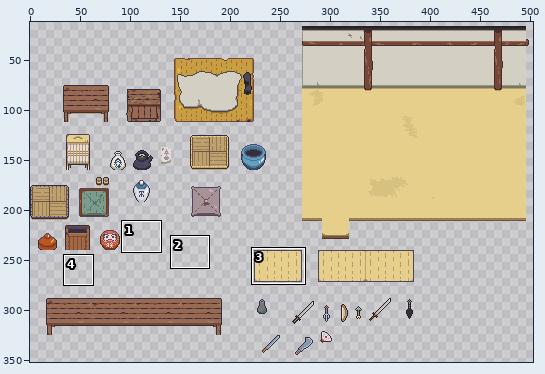
Two states of a sprite sheet, RPG/Assets/Sprites/Hero Village/InteriorAssets.png. The picture above shows the old version from afar; the outline marks the close-up.
Close-up. First the earlier version:
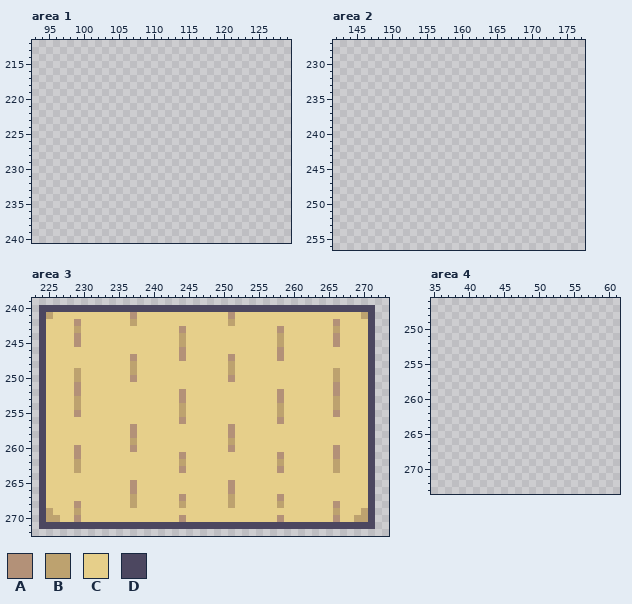
The file is 512x512 pixels. Shown: area 1: x 93..129, y 212..240; area 2: x 142..177, y 227..256; area 3: x 223..273, y 239..272; area 4: x 35..61, y 246..273. The wide view leaves out empty margins. The commit also changed other parts of the picture, which this record leaves out.
Palette (. is transparent): A #b39178  B #bda26f  C #e6cf8a  D #4c4760
Pixels before, area 3, first column x 224:
240 DDDDDDDDDDDDDDDDDDDDDDDDDDDDDDDDDDDDDDDDDDDDDDDD
241 DBCCCCCCCCCCCACCCCCCCCCCCCCACCCCCCCCCCCCCCCCCCBD
242 DCCCCACCCCCCCBCCCCCCCCCCCCCBCCCCCCCCCCCCCCACCCCD
243 DCCCCBCCCCCCCCCCCCCCACCCCCCCCCCCCCACCCCCCCBCCCCD
244 DCCCCACCCCCCCCCCCCCCBCCCCCCCCCCCCCBCCCCCCCACCCCD
245 DCCCCACCCCCCCCCCCCCCBCCCCCCCCCCCCCBCCCCCCCACCCCD
246 DCCCCCCCCCCCCCCCCCCCACCCCCCCCCCCCCACCCCCCCCCCCCD
247 DCCCCCCCCCCCCACCCCCCACCCCCCACCCCCCACCCCCCCCCCCCD
248 DCCCCCCCCCCCCBCCCCCCCCCCCCCBCCCCCCCCCCCCCCCCCCCD
249 DCCCCBCCCCCCCBCCCCCCCCCCCCCBCCCCCCCCCCCCCCBCCCCD
250 DCCCCBCCCCCCCACCCCCCCCCCCCCACCCCCCCCCCCCCCBCCCCD
251 DCCCCACCCCCCCCCCCCCCCCCCCCCCCCCCCCCCCCCCCCACCCCD
252 DCCCCACCCCCCCCCCCCCCACCCCCCCCCCCCCACCCCCCCACCCCD
253 DCCCCBCCCCCCCCCCCCCCACCCCCCCCCCCCCACCCCCCCBCCCCD
254 DCCCCBCCCCCCCCCCCCCCBCCCCCCCCCCCCCBCCCCCCCBCCCCD
255 DCCCCACCCCCCCCCCCCCCBCCCCCCCCCCCCCBCCCCCCCACCCCD
256 DCCCCCCCCCCCCCCCCCCCACCCCCCCCCCCCCACCCCCCCCCCCCD
257 DCCCCCCCCCCCCACCCCCCCCCCCCCACCCCCCCCCCCCCCCCCCCD
258 DCCCCCCCCCCCCACCCCCCCCCCCCCACCCCCCCCCCCCCCCCCCCD
259 DCCCCCCCCCCCCBCCCCCCCCCCCCCBCCCCCCCCCCCCCCCCCCCD
260 DCCCCACCCCCCCACCCCCCCCCCCCCACCCCCCCCCCCCCCACCCCD
261 DCCCCACCCCCCCCCCCCCCACCCCCCCCCCCCCACCCCCCCACCCCD
262 DCCCCBCCCCCCCCCCCCCCBCCCCCCCCCCCCCBCCCCCCCBCCCCD
263 DCCCCBCCCCCCCCCCCCCCACCCCCCCCCCCCCACCCCCCCBCCCCD
264 DCCCCCCCCCCCCCCCCCCCCCCCCCCCCCCCCCCCCCCCCCCCCCCD
265 DCCCCCCCCCCCCACCCCCCCCCCCCCACCCCCCCCCCCCCCCCCCCD
266 DCCCCCCCCCCCCACCCCCCCCCCCCCACCCCCCCCCCCCCCCCCCCD
267 DCCCCCCCCCCCCBCCCCCCACCCCCCBCCCCCCACCCCCCCCCCCCD
268 DCCCCACCCCCCCBCCCCCCBCCCCCCBCCCCCCBCCCCCCCACCCCD
269 DBCCCBCCCCCCCCCCCCCCCCCCCCCCCCCCCCCCCCCCCCBCCCBD
270 DBBCCACCCCCCCCCCCCCCACCCCCCCCCCCCCACCCCCCCACCBBD
271 DDDDDDDDDDDDDDDDDDDDDDDDDDDDDDDDDDDDDDDDDDDDDDDD
New version:
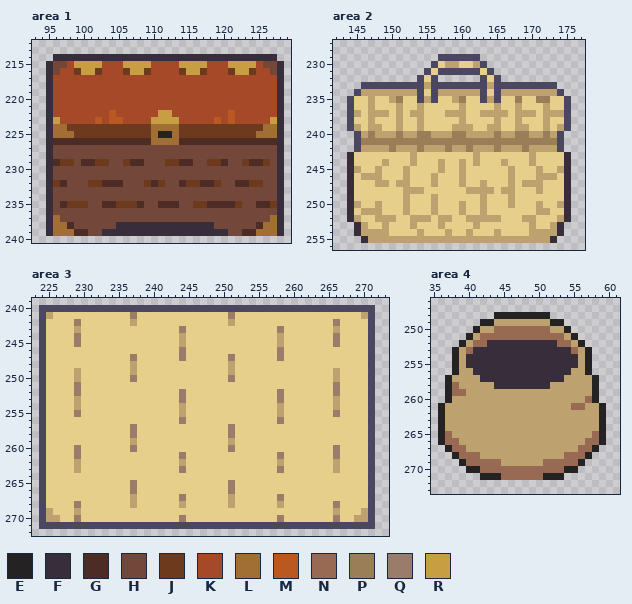
Colours new in this view: E #242222  F #372d3b  G #4d2c25  H #734739  J #6d3a1d  K #a64929  L #a16e33  M #b95821  N #996a53  P #997e57  Q #997c69  R #c79e42
Changes in this commit:
Changed rows in their new state; - is an unchanged pixel.
Area 1:
first column x 95:
214 -FFFFFFFFFFFFFFFFFFFFFFFFFFFFFFFF-
215 FHHKRRRRKKKRRRRKKKKRRRRKKKRRRRKHHF
216 FHKKJRRJKKKJRRJKKKKJRRJKKKJRRJKKHF
217 FKKKKKKKKKKKKKKKKKKKKKKKKKKKKKKKKF
218 FKKKKKKKKKKKKKKKKKKKKKKKKKKKKKKKKF
219 FKKKKKKKKKKKKKKKKKKKKKKKKKKKKKKKKF
220 FKKKKKKKKKKKKKKKKKKKKKKKKKKKKKKKKF
221 FKKKKKKKKKKKKKKKKKKKKKKKKKKKKKKKKF
222 FKKKKKKKKMKKKKKKRRKKKKKKKKMKKKKKKF
223 FRKKKKKMKMMKKKKRRRRKKKKKMKMKKKKKRF
224 FLLJJJJJJJJJJJJLLLLJJJJJJJJJJJJLLF
225 FLLLJJJJJJJJJJJLEELJJJJJJJJJJJLLLF
226 FGGGGGGGGGGGGGGLLLLGGGGGGGGGGGGGGF
227 FHHHHHHHHHHHHHHHHHHHHHHHHHHHHHHHHF
228 FHHHHHHHHHHHHHHHHHHHHHHHHHHHHHHHHF
229 FGJJHGGJJHHJGGHHHJJGGHHJJGHHJGGJHF
230 FHHHHHHHHHHHHHHHHHHHHHHHHHHHHHHHHF
231 FHHHHHHHHHHHHHHHHHHHHHHHHHHHHHHHHF
232 FJGHHHJJGGGHHHJGJHHGJJGGJHHGGJJHHF
233 FHHHHHHHHHHHHHHHHHHHHHHHHHHHHHHHHF
234 FHHHHHHHHHHHHHHHHHHHHHHHHHHHHHHHHF
235 FHGJJJHHGGJJJGHHGGGHHJJGGGGJHHGGJF
236 FHHHHHHHHHHHHHHHHHHHHHHHHHHHHHHHHF
237 FLHHHHHHHHHHHHHHHHHHHHHHHHHHHHHHLF
238 FLLGHHHHHHFFFFFFFFFFFFFFHHHHHHGLLF
239 FLLLGGHHFFFFFFFFFFFFFFFFFFHHGGLLLF
Area 2:
first column x 144:
229 -------------DDDDDD-------------
230 ------------DCBBCCBD------------
231 -----------DCDDDDDDCD-----------
232 ----------DCD------DCD----------
233 --DDDDDDDDDBDDDDDDDDBDDDDDDDDD--
234 -DBBBBBBBBDCDBBBBBBDCDBBBBBBBBD-
235 DCCBCCBPCCDBDCCBPCCDBDCCPCCPPCCD
236 DCCBCCCBCCBCCCCCBCCCCBCCBCCCBCCD
237 DBCBBBCBCBBCCCBBBCCBBBBCBBBCBBBD
238 DCCBCCCBCCBCCCCCBCCCCBCCBCCCBCCD
239 DBCBBCCBCCBCCCCBBBCCBBCCBBCCBCBD
240 -DBPBBBPBBPPBBBPPBBBBPBBPPBBPBD-
241 -DPPPPPPPPPPPPPPPPPPPPPPPPPPPPD-
242 -DBBBBPBBBPBBBPBBPBBBPBBBPBBBBD-
243 FCCCCCCCCBCCCCCCCCBCCCCCCCBCCCCF
244 FCCCCBCCCBCCCBCCBCBCCCBCCCBCCCCF
245 FBCCBCCCBCCCCBCCBCCCCCCBCCCBCCBF
246 FCBBBCCCBCCCBCCCBCCCCCCBCCCBBBCF
247 FCCCBBCBBCCCBCCCBCCBCCCBCBBBCCCF
248 FCCCCCCCBBBCCCCCCBBBBCBBCCCBCCCF
249 FCCCCCCCBCCCBCCCCCCBCCCBCCCCCCCF
250 FBCCBCCCBCCCBCCCBCCBCCCBCCCBCCBF
251 FCBBBCCCBCCCBCCCBCCBCCCCCCCBBCCF
252 FBCCBBBCCBBBCBBCCBBBBBCCCBBCCCBF
253 -FBCCBCCCBCCCBCCCCBCCCCCCCBCCBF-
254 -FBBBBCCCCBCCCBCCBCCCBCCCCBBBBF-
255 --FBBBBBBBBBBBBBBBBBBBBBBBBBBF--
Area 3:
first column x 229:
241 --------Q-------------Q---------------
242 Q------------------------------------Q
243 ---------------Q-------------Q--------
244 Q------------------------------------Q
245 Q------------------------------------Q
246 ---------------Q-------------Q--------
247 --------Q------Q------Q------Q--------
250 --------Q-------------Q---------------
251 Q------------------------------------Q
252 Q--------------Q-------------Q-------Q
253 ---------------Q-------------Q--------
255 Q------------------------------------Q
256 ---------------Q-------------Q--------
257 --------Q-------------Q---------------
258 --------Q-------------Q---------------
260 Q-------Q-------------Q--------------Q
261 Q--------------Q-------------Q-------Q
263 ---------------Q-------------Q--------
265 --------Q-------------Q---------------
266 --------Q-------------Q---------------
267 ---------------Q-------------Q--------
268 Q------------------------------------Q
270 Q--------------Q-------------Q-------Q
Area 4:
first column x 36:
248 --------EEEEEEEE--------
249 ------EEBBBBBBBBEE------
250 -----EBBNNNNNNNNBBE-----
251 ----EBNNNNNNNNNNNNBE----
252 ---EBNNFFFFFFFFFFNNBE---
253 --EBNFFFFFFFFFFFFFFNBE--
254 --EBFFFFFFFFFFFFFFFFBE--
255 --EBFFFFFFFFFFFFFFFFBE--
256 --EBBFFFFFFFFFFFFFFBBE--
257 -EBBBBFFFFFFFFFFFFBBBBE-
258 -ENBBBBBFFFFFFFFBBBBBBE-
259 -ENNBBBBBBBBBBBBBBBBBBE-
260 -EBBBBBBBBBBBBBBBBBBBNE-
261 EBBBBBBBBBBBBBBBBBBNNBBE
262 EBBBBBBBBBBBBBBBBBBBBBBE
263 EBBBBBBBBBBBBBBBBBBBBBBE
264 EBBBBBBBBBBBBBBBBBBBBBBE
265 ENBBBBBBBBBBBBBBBBBBBBNE
266 ENNBBBBBBBBBBBBBBBBBBNNE
267 -ENNBBBBBBBBBBBBBBBBNNE-
268 --ENNNBBBBBBBBBBBBNNNE--
269 ---ENNNNNBBBBBBNNNNNE---
270 ----EENNNNNNNNNNNNEE----
271 ------EEENNNNNNEEE------
